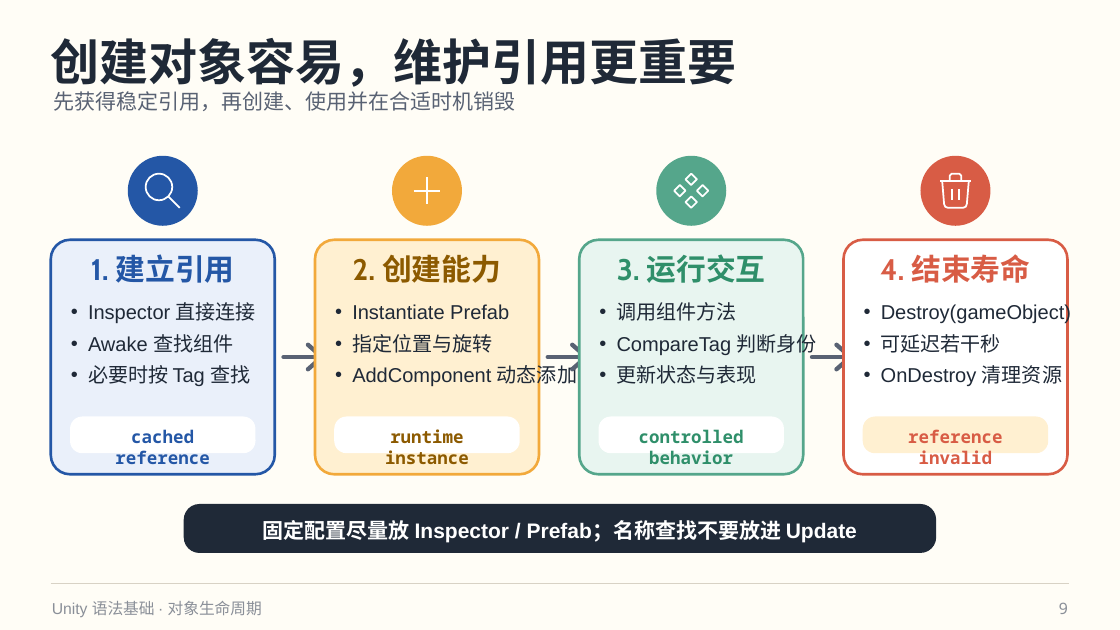
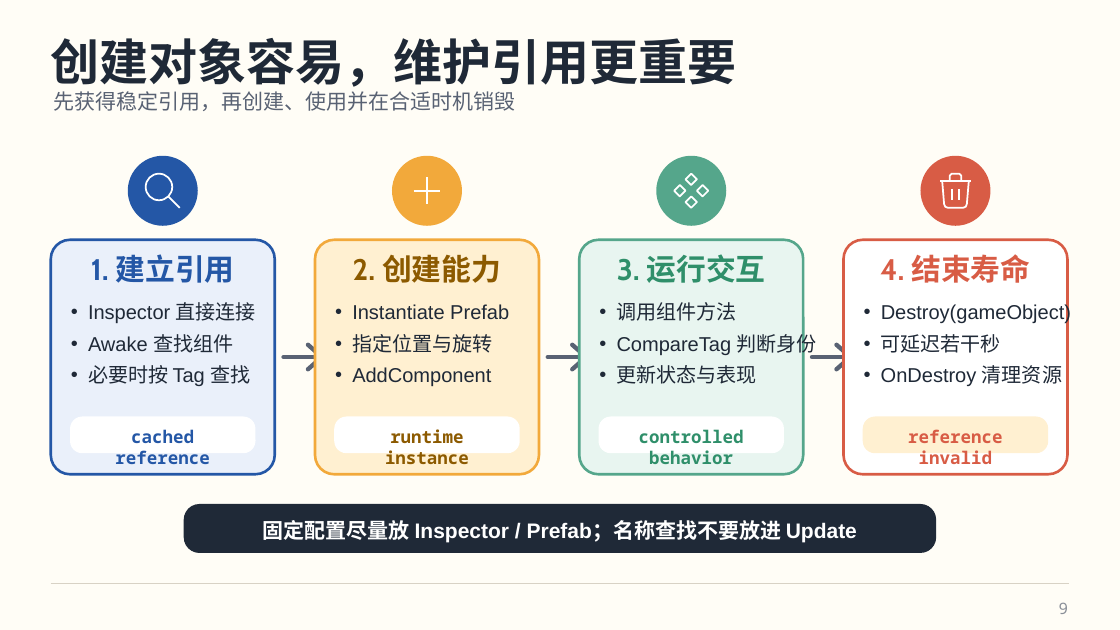
Before and after one commit to hakadao-max/Building, a slide deck: slide 9 of pdf/02_Unity语法基础_MonoBehaviour与常用对象.pptx. Drawn at 1120x630 pixels with LibreOffice and Linux fonts; fonts in the diff are those of the drawing. Boxes give left, top, right and bottom in pixels: in the first picture for what was removed or moved away, otherwise in the second. Text is boxed around its words. In the diff, an @@ line names an element or a change of style, - is before the commit and + after.

```diff
--- a/pdf/02_Unity语法基础_MonoBehaviour与常用对象.pptx
+++ b/pdf/02_Unity语法基础_MonoBehaviour与常用对象.pptx
@@ text at bbox=[352, 367, 491, 386]: text changed @@
-• AddComponent 动态添加
+• AddComponent
@@ text removed at bbox=[52, 601, 262, 617] @@
-Unity 语法基础 · 对象生命周期
```
Also in this commit, not shown: 12 other slides changed, 11 other files.
